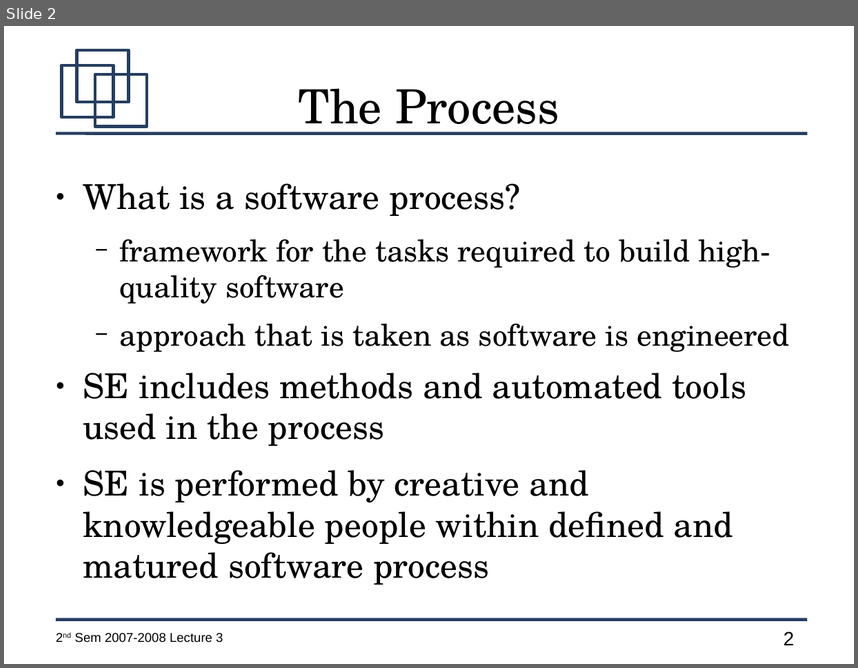
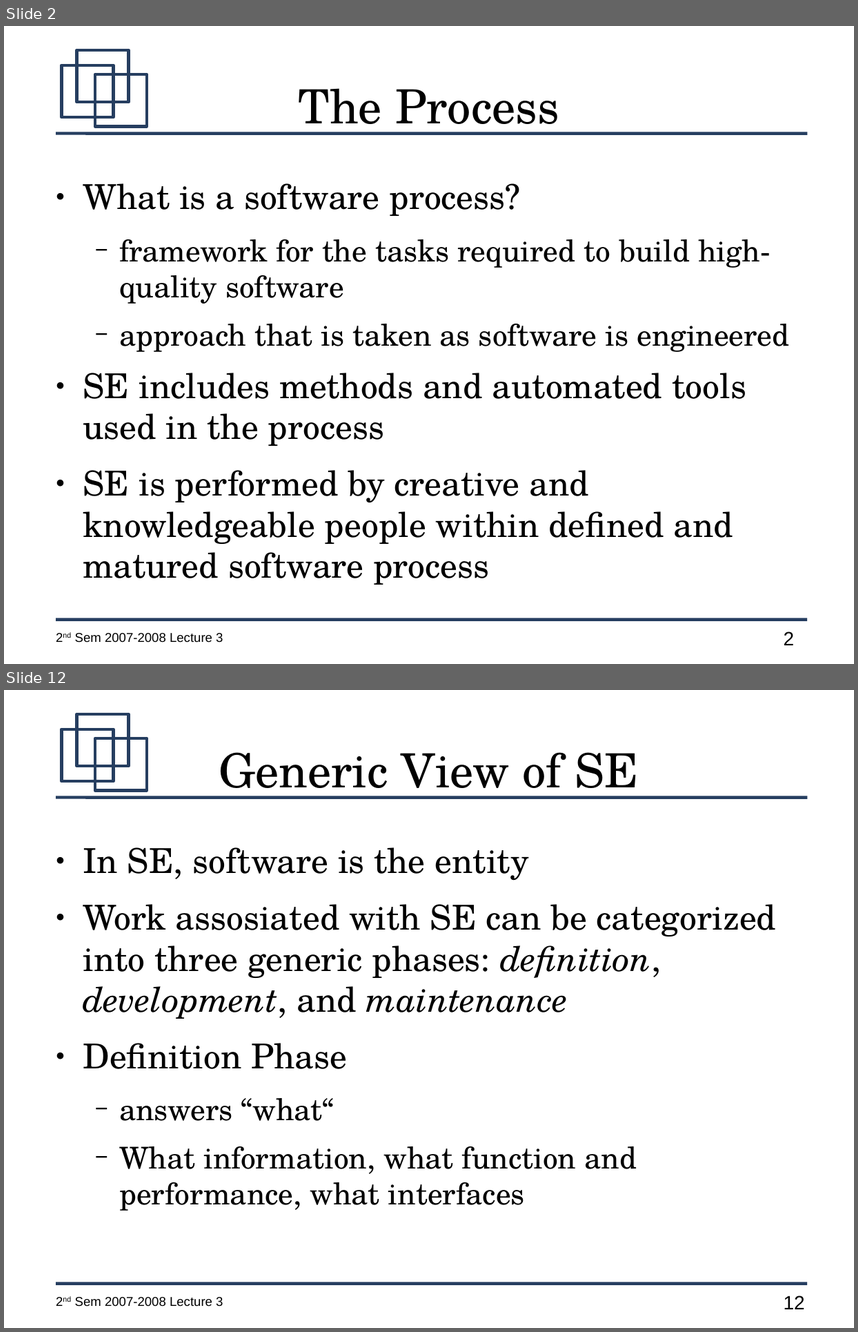
Before and after one commit to jachermocilla/jach-homepage, a slide deck: CMSC128-2nd-Sem-2007-L3.odp. Shown one above the other, each under a label of ours: slide 2 before the commit, slides 2 and 12 after it; the slides between them are not shown. The pictures are 858x668 and 858x1332 pixels, drawn with LibreOffice and Linux fonts; fonts in the diff are those of the drawing. Boxes give left, top, right and bottom in pixels: in the first picture for what was removed or moved away, otherwise in the second. Text is boxed around its words. In the diff, an @@ line names an element or a change of style, - is before the commit and + after.

```diff
--- a/CMSC128-2nd-Sem-2007-L3.odp
+++ b/CMSC128-2nd-Sem-2007-L3.odp
@@ slide 12 added at bbox=[4, 690, 854, 1328], background #FFFFFF; not listed: 7 template elements that a slide beside it also shows @@
@@ title added at bbox=[219, 752, 638, 799], 44 pt, text #000000 @@
+Generic View of SE
@@ text added at bbox=[83, 847, 776, 1210], 32 pt, text #000000 @@
+● In SE, software is the entity
+● Work assosiated with SE can be categorized into three generic phases: definition, development, and maintenance
+● Definition Phase
+  − answers “what“
+  − What information, what function and performance, what interfaces
```
Also in this commit, not shown: 10 other slides added.
